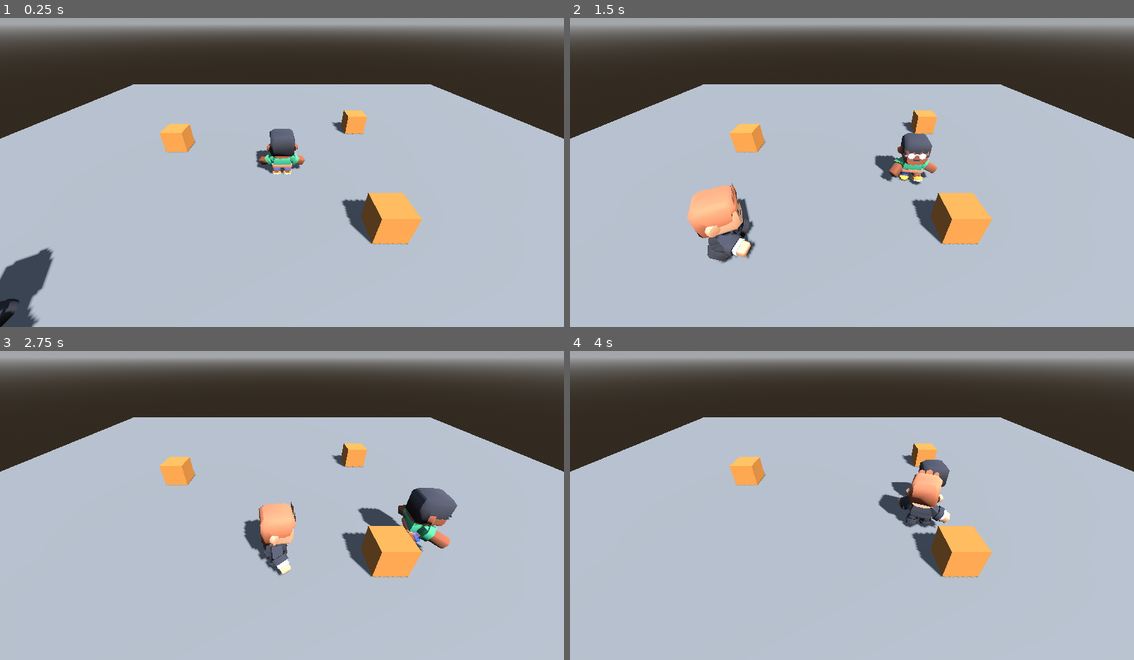
Above: before the commit, frames 1-4 (two rows, left to right).
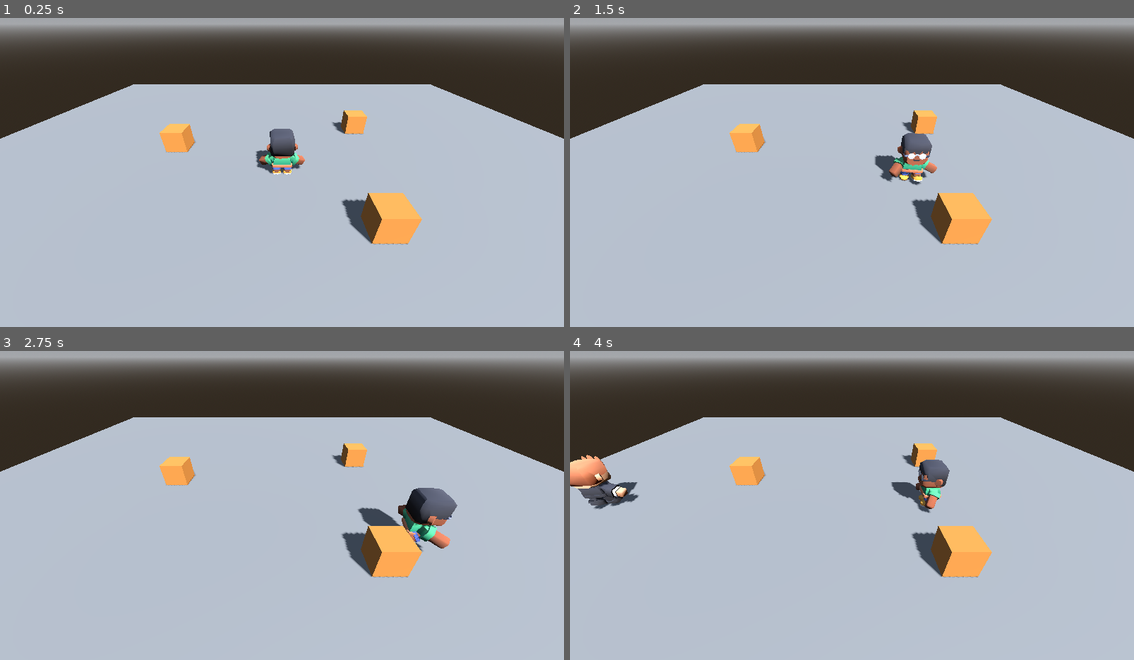
Above: after the commit, the same moments.

Repository: MaYueLRz/DistritoTropel
Game: Godot game, scene res://main.tscn
Two runs of this game, one before a commit and one after it. Both use one fixed random seed, a clock stepped at 60 frames per second and the inputs below.
Inputs:
- Up to frame 1 (0.25 s): no input
- Up to frame 2 (1.5 s): hold D (move_right) 0.53-1.28 s; hold S (move_down) from 1.28 s (still down)
- Up to frame 3 (2.75 s): release S (move_down) at 2.03 s; hold D (move_right) from 2.03 s (still down)
- Up to frame 4 (4 s): release D (move_right) at 2.78 s; hold W (move_up) 2.78-3.53 s; hold A (move_left) from 3.53 s (still down)

The runs differ from the first frame. In frame 1, 1.6% of the frame differs, in the area x 0-10%, y 74-100%; in frame 2, 2.1%; in frame 3, 1.4%; in frame 4, 2.5%, in the area x 0-68%, y 33-58%.

Commit message:
T7 N3 - Tarea C - patrulla y persecucion

Diff:
--- a/main.tscn
+++ b/main.tscn
@@ -95,7 +95,5 @@
 transform = Transform3D(-2.6, 0, 0, 0, 2.6, 0, 0, 0, -2.6, 0, 0, 0)
 
 [node name="rival" parent="." unique_id=1336246001 node_paths=PackedStringArray("objetivo") instance=ExtResource("3_h2yge")]
-transform = Transform3D(1, 0, 0, 0, 1, 0, 0, 0, 1, -6, 0, 6)
+transform = Transform3D(1, 0, 0, 0, 1, 0, 0, 0, 1, -10, 0, 10)
 objetivo = NodePath("../Personaje")
-rapidez = 2.5
-distancia_parada = 1.2
--- a/rival.gd
+++ b/rival.gd
@@ -1,37 +1,57 @@
 extends CharacterBody3D
 
+enum Estado { PATRULLA, PERSEGUIR }
+
 @export var objetivo: Node3D
-@export var rapidez = 2.0            # tus números: 2.5
-@export var distancia_parada = 1.0   # tus números: 1.2
+@export var rapidez = 2.5
+@export var distancia_golpe = 1.2
+@export var radio_ver = 7.0
+@export var radio_perder = 11.0     # siempre más grande que radio_ver
+@export var puntos: Array[Vector3] = [
+	Vector3(-10, 0, -10), Vector3(10, 0, -10),
+	Vector3(10, 0, 10), Vector3(-10, 0, 10)
+]
 
 @onready var anim = $Modelo/AnimationPlayer
 
-var reloj = 0.0
+var estado = Estado.PATRULLA
+var punto = 0
 
 
 func _physics_process(delta):
 	velocity += get_gravity() * delta
 
-	var hacia = objetivo.global_position - global_position
+	var hacia_objetivo = objetivo.global_position - global_position
+	hacia_objetivo.y = 0.0
+	var distancia = hacia_objetivo.length()
+
+	match estado:
+		Estado.PATRULLA:
+			if distancia < radio_ver:
+				estado = Estado.PERSEGUIR
+				print("lo vio a ", snappedf(distancia, 0.01), " m")
+			ir_a(puntos[punto])
+			if global_position.distance_to(puntos[punto]) < 0.3:
+				punto = (punto + 1) % puntos.size()
+		Estado.PERSEGUIR:
+			if distancia > radio_perder:
+				estado = Estado.PATRULLA
+				print("lo perdió a ", snappedf(distancia, 0.01), " m")
+			ir_a(objetivo.global_position, distancia_golpe)
+
+	move_and_slide()
+
+
+func ir_a(p, parar_a = 0.05):
+	var hacia = p - global_position
 	hacia.y = 0.0
-	var distancia = hacia.length()
-
-	if distancia > distancia_parada:
-		var dir = hacia.normalized()
-		velocity.x = dir.x * rapidez
-		velocity.z = dir.z * rapidez
-		anim.play("walk")
-	else:
+	if hacia.length() <= parar_a:
 		velocity.x = 0.0
 		velocity.z = 0.0
 		anim.play("idle")
-
-	if distancia > 0.05:
-		look_at(global_position + hacia, Vector3.UP)
-
-	move_and_slide()
-
-	reloj += delta
-	if reloj >= 0.5:
-		reloj = 0.0
-		print("distancia ", snappedf(distancia, 0.01))
+		return
+	var dir = hacia.normalized()
+	velocity.x = dir.x * rapidez
+	velocity.z = dir.z * rapidez
+	look_at(global_position + dir, Vector3.UP)
+	anim.play("walk")
